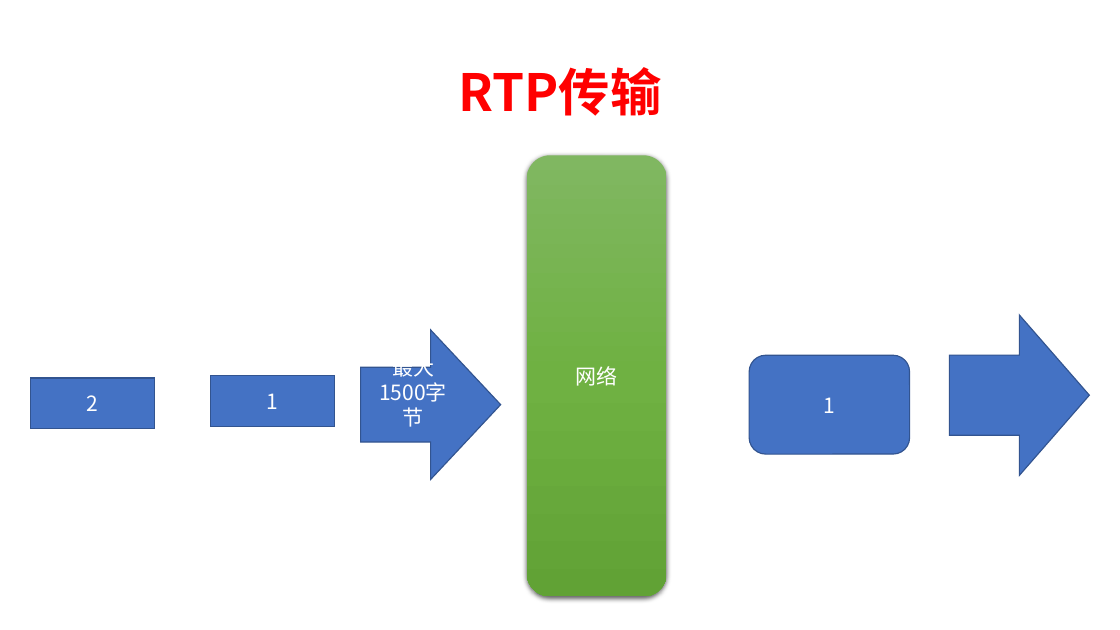
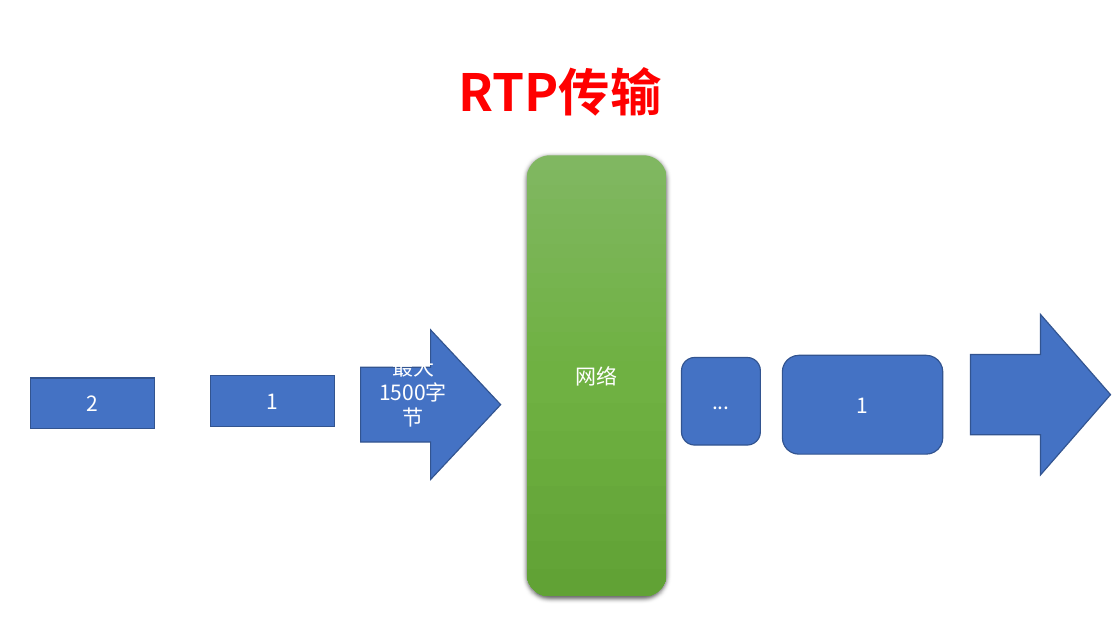
Before and after one commit to chensongpoixs/crtc_doc, a slide deck: slide 4 of WebRTC服务质量(Qos)/2、RTP协议.pptx (slide 3 before the commit). Drawn at 1120x630 pixels with LibreOffice and Linux fonts; fonts in the diff are those of the drawing. Boxes give left, top, right and bottom in pixels: in the first picture for what was removed or moved away, otherwise in the second. Text is boxed around its words. In the diff, an @@ line names an element or a change of style, - is before the commit and + after.

```diff
--- a/WebRTC服务质量(Qos)/2、RTP协议.pptx
+++ b/WebRTC服务质量(Qos)/2、RTP协议.pptx
@@ right arrow: place and size @@
-right arrow at box(949, 315, 1090, 476)
+right arrow at box(970, 314, 1111, 475)
@@ rounded rectangle added at box(681, 358, 760, 445), fill #4472C4, outline #325491 1 pt, 18 pt, text #FFFFFF @@
+...
@@ rounded rectangle "1": place and size @@
-rounded rectangle "1" at box(749, 355, 910, 455)
+rounded rectangle "1" at box(782, 355, 943, 455)
```
Also in this commit, not shown: 2 other slides changed, 12 slides added, 2 other files.
